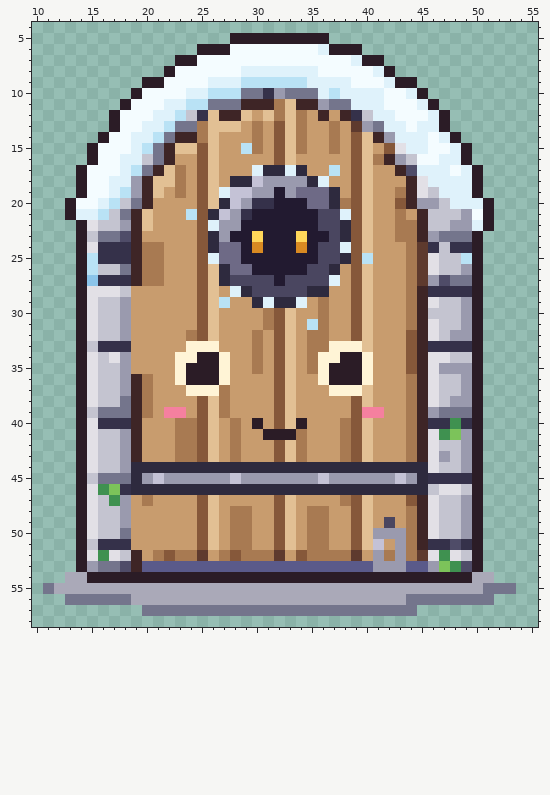
One commit to this pixel-art file: aseprite-source/v3/art-2701-pals-all/c09/opus2/pl-frt-5-yard.aseprite. This is how it looked before the edit.
64x64 pixels, 1 frame. Colours within 5 levels of each other are drawn and written as one. Shown: x 10..55, y 4..58.
Once edited:
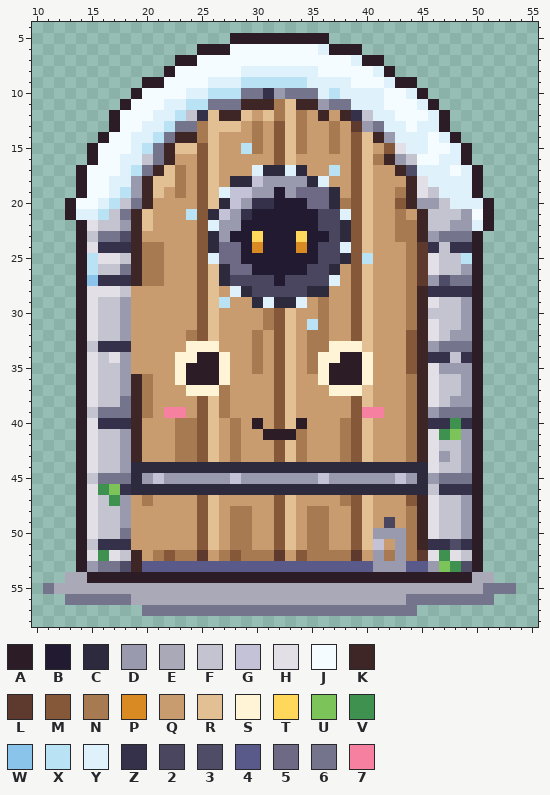
Palette (. is transparent): A #2b1c26  B #221a30  C #2e2a3e  D #9a9aae  E #aaa9b8  F #c4c4d0  G #c4c2d6  H #e2e0e6  J #f4fcff  K #3e2526  L #5e3a2e  M #86583a  N #a87a52  P #d98a22  Q #c89c6e  R #e2c094  S #fff4d6  T #ffd75a  U #7cc35a  V #3f9150  W #8bc4ea  X #b9e2f5  Y #dff2fb  Z #35314a  2 #4a4660  3 #4f4c68  4 #5a5a8a  5 #6e6a86  6 #74758c  7 #f5809f
The edit:
The author changed colour Z to colour 6 in row 33 at x 47 to 49; in row 45 at x 47 to 49.
The author changed colour Z to colour D in row 33 at x 46; in row 45 at x 46.
The author changed colour Z to colour F in row 25 at x 18.
The author changed colour Z to colour H in row 25 at x 16 to 17.
The author changed colour F to colour Z in row 34 at x 49; in row 46 at x 49.
The author changed colour H to colour Z in row 34 at x 46 to 47; in row 46 at x 47 to 48.
